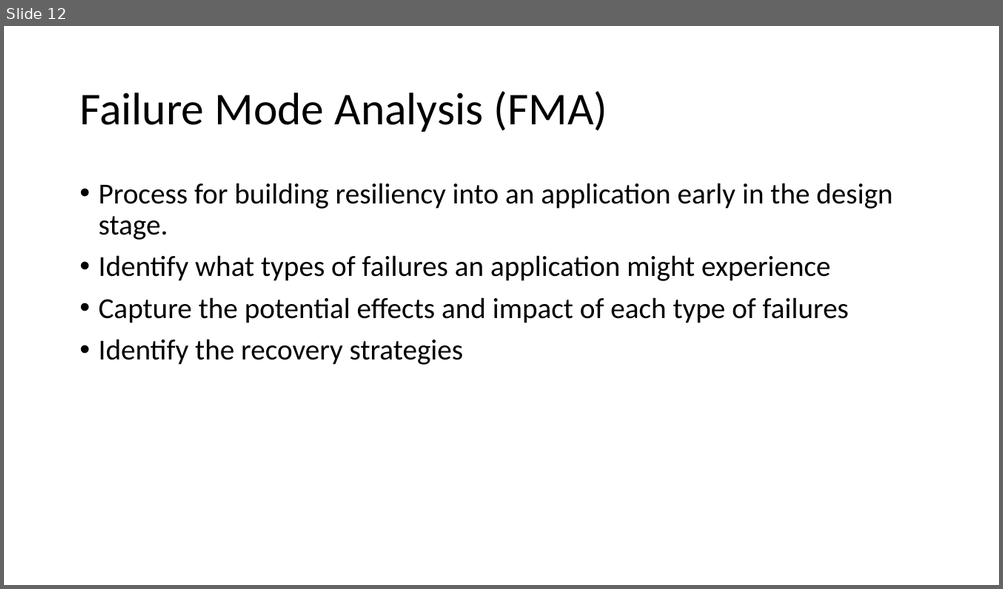
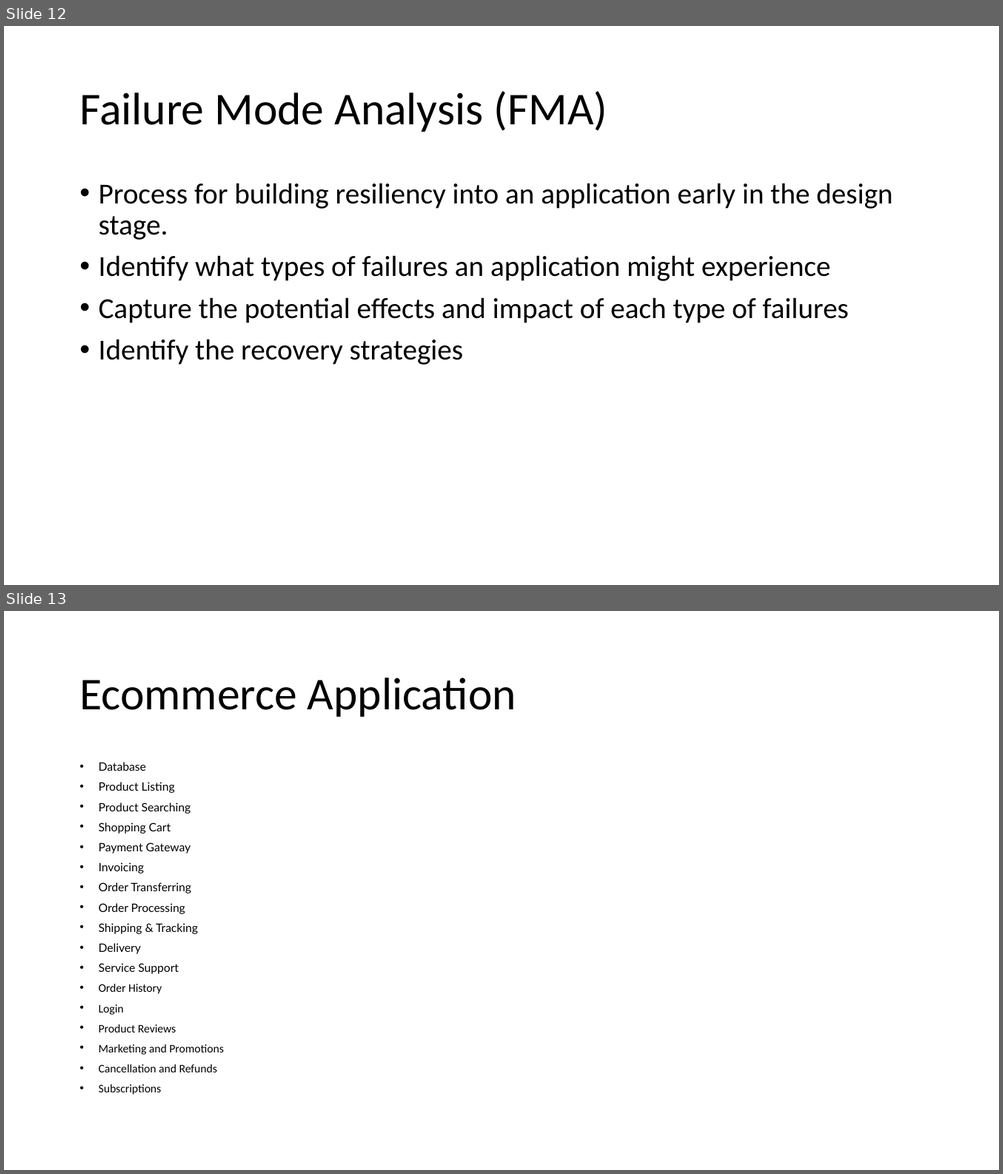
Before and after one commit to ayushrathi15/15Jun-AZ305, a slide deck: Business Continuity and Resiliency in Azure.pptx. Shown one above the other, each under a label of ours: slide 12 before the commit, slides 12 and 13 after it. The pictures are 1003x589 and 1003x1174 pixels, drawn with LibreOffice and Linux fonts; fonts in the diff are those of the drawing. Boxes give left, top, right and bottom in pixels: in the first picture for what was removed or moved away, otherwise in the second. Text is boxed around its words. In the diff, an @@ line names an element or a change of style, - is before the commit and + after.

```diff
--- a/Business Continuity and Resiliency in Azure.pptx
+++ b/Business Continuity and Resiliency in Azure.pptx
@@ slide 13 added at box(4, 611, 999, 1170), background #FFFFFF @@
@@ title added at box(79, 678, 516, 717), 44 pt, text #000000 @@
+Ecommerce Application
@@ text added at box(99, 762, 223, 1095), 11.2 pt, text #000000 @@
+• Database
+• Product Listing
+• Product Searching
+• Shopping Cart
+• Payment Gateway
+• Invoicing
+• Order Transferring
+• Order Processing
+• Shipping & Tracking
+• Delivery
+• Service Support
+• Order History
+• Login
+• Product Reviews
+• Marketing and Promotions
+• Cancellation and Refunds
+• Subscriptions
```
Also in this commit, not shown: 2 slides changed, 26 other slides added.
